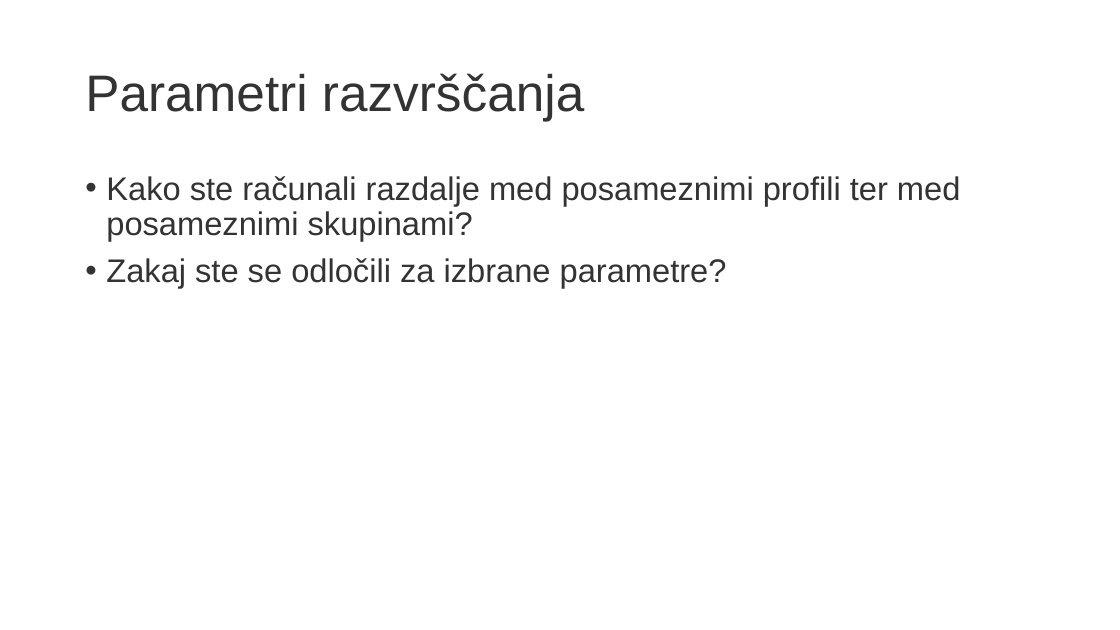
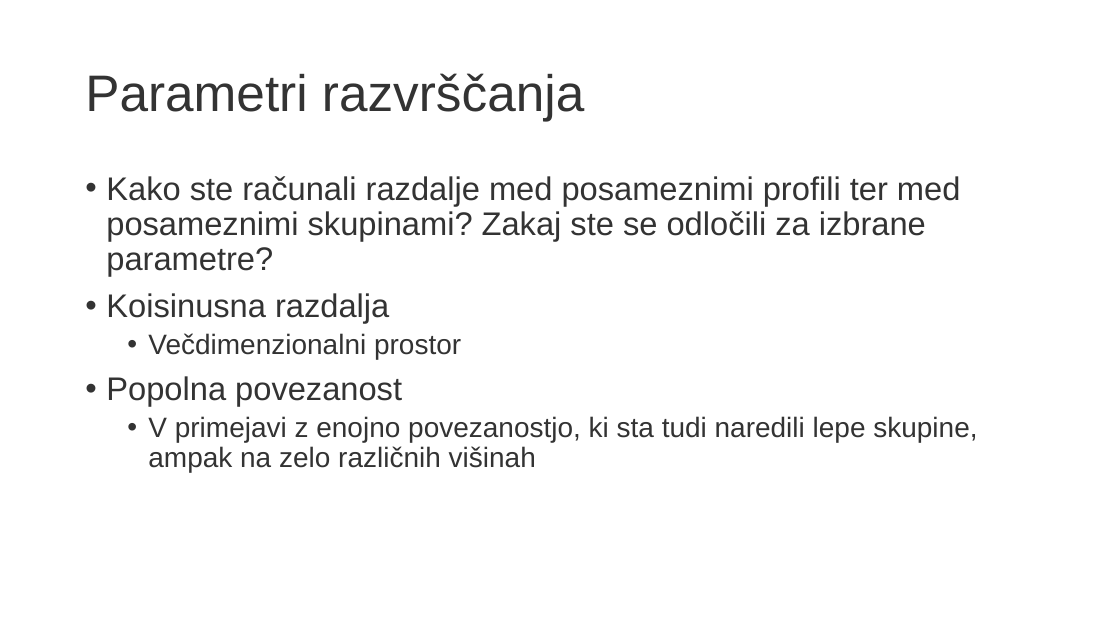
Before and after one commit to MatevzVidovic/UOZP, a slide deck: slide 2 of Aljaz/Naloga1/Aljaž_Rakovec_hw1.pptx. Drawn at 1120x630 pixels with LibreOffice and Linux fonts; fonts in the diff are those of the drawing. Boxes give left, top, right and bottom in pixels: in the first picture for what was removed or moved away, otherwise in the second. Text is boxed around its words. In the diff, an @@ line names an element or a change of style, - is before the commit and + after.

```diff
--- a/Aljaz/Naloga1/Aljaž_Rakovec_hw1.pptx
+++ b/Aljaz/Naloga1/Aljaž_Rakovec_hw1.pptx
@@ text at (x1=106, y1=176, x2=977, y2=473): text changed @@
-• Kako ste računali razdalje med posameznimi profili ter med posameznimi skupinami?
-• Zakaj ste se odločili za izbrane parametre?
+• Kako ste računali razdalje med posameznimi profili ter med posameznimi skupinami? Zakaj ste se odločili za izbrane parametre?
+• Koisinusna razdalja
+  • Večdimenzionalni prostor
+• Popolna povezanost
+  • V primejavi z enojno povezanostjo, ki sta tudi naredili lepe skupine, ampak na zelo različnih višinah
```
Also in this commit, not shown: 2 other slides changed, 3 slides added, 1 slide removed, 3 other files.
